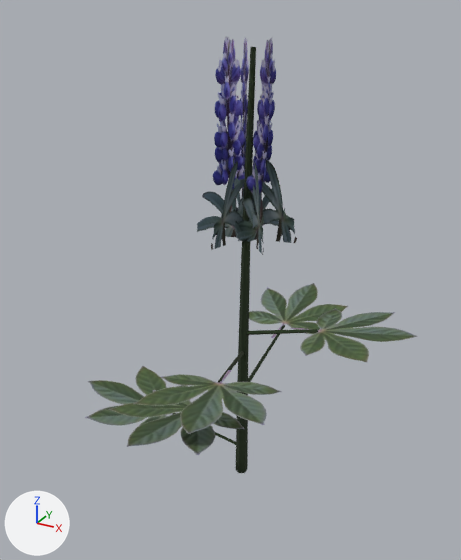
One commit to the glTF model docs/viewer/scenes/mount-rainier/models/category_mesh_flower_1_v1.glb: the scene before it, then after it.
Both versions are drawn from a 50 mm lens placed at (0.25, -0.478, 0.455), pointed at (-0.012, -0.003, 0.217). The lights are fixed; the arrows at lower left show +X, +Y and +Z. The picture after the commit comes second. Vertices at exactly the same position are counted once.

The first picture shows 'category_mesh_flower_1_v1'.
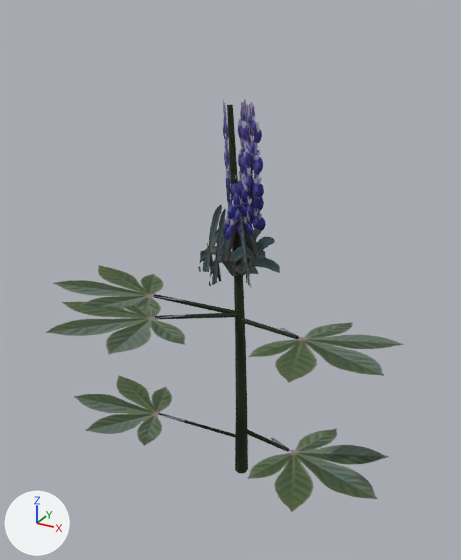
What differs and where, as boxes (x1, y1, x2, y2) in the pictures (461 x 560 px; the box of a moved part takes in the faces that stretch with it):
'category_mesh_flower_1_v1', reshaped (8% wider): before (85, 37, 417, 473); after (45, 99, 404, 512)
part 1 of me_category_mesh_flower_1_v1, moved or reshaped (not visible before): after (159, 413, 236, 438)
part 2 of me_category_mesh_flower_1_v1, moved or reshaped: before (247, 329, 318, 335); after (153, 294, 235, 313)
part 3 of me_category_mesh_flower_1_v1, moved or reshaped: before (218, 351, 244, 382); after (155, 312, 238, 320)
part 4 of me_category_mesh_flower_1_v1, moved or reshaped (mostly hidden afterwards): before (242, 152, 253, 246); after (231, 194, 241, 265)
part 5 of me_category_mesh_flower_1_v1, moved or reshaped: before (237, 329, 249, 395); after (234, 276, 246, 347)
part 6 of me_category_mesh_flower_1_v1, moved or reshaped: before (236, 416, 248, 473); after (235, 345, 247, 413)
part 7 of me_category_mesh_flower_1_v1, added: after (235, 411, 248, 473)
part 8 of me_category_mesh_flower_1_v1, moved or reshaped: before (172, 413, 236, 445); after (240, 318, 299, 339)
part 9 of me_category_mesh_flower_1_v1, added: after (243, 429, 289, 452)
part 10 of me_category_mesh_flower_1_v1, rebuilt: before (231, 63, 269, 242); after (215, 175, 260, 276)
part 11 of me_category_mesh_flower_1_v1, rebuilt (18% narrower, 16% shorter): before (197, 37, 297, 243); after (198, 102, 280, 274)
part 12 of me_category_mesh_flower_1_v1, rebuilt: before (236, 37, 264, 255); after (223, 100, 250, 286)
part 13 of me_category_mesh_flower_1_v1, rebuilt (16% narrower, 12% shorter): before (211, 38, 279, 250); after (209, 99, 266, 286)
part 14 of me_category_mesh_flower_1_v1, deleted: before (85, 47, 417, 455)
part 15 of me_category_mesh_flower_1_v1, added: after (45, 105, 404, 512)

Diff of the bpy script that builds the scene:
```diff
--- a/docs/viewer/scenes/mount-rainier/models/category_mesh_flower_1_v1.glb.py
+++ b/docs/viewer/scenes/mount-rainier/models/category_mesh_flower_1_v1.glb.py
@@ me_category_mesh_flower_1_v1 @@
-me_category_mesh_flower_1_v1.from_pydata(...)  # 186 vertices, 212 faces; spans x -0.19..0.164, y -0.191..0.198, z 0.0..0.437
+me_category_mesh_flower_1_v1.from_pydata(...)  # 186 vertices, 212 faces; spans x -0.184..0.188, y -0.191..0.039, z 0.0..0.381
+# me_category_mesh_flower_1_v1 part 1: the loose piece of 8 vertices spanning x -0.01..0.002, y -0.07..0.001, z 0.1..0.121 is multiplied about its middle by the matrix ((0.538, 1.094, 0.05), (-1.085, 0.541, -0.136), (-0.144, 0.015, 1.211)), then moved by (-0.036, 0.018, -0.059)
+# me_category_mesh_flower_1_v1 part 2: the loose piece of 8 vertices spanning x 0.0..0.073, y -0.001..0.009, z 0.161..0.183 is multiplied about its middle by the matrix ((1.048, 0.071, -0.358), (0.355, -0.453, 0.949), (-0.085, -1.011, -0.451)), then moved by (-0.074, -0.025, 0.022)
+# me_category_mesh_flower_1_v1 part 3: the loose piece of 8 vertices spanning x -0.002..0.026, y -0.088..0.002, z 0.141..0.167 is multiplied about its middle by the matrix ((0.722, 0.611, -0.158), (-0.607, 0.738, 0.077), (0.171, 0.042, 0.943)), then moved by (-0.035, 0.003, 0.04)
+# me_category_mesh_flower_1_v1 part 4: the loose piece of 12 vertices spanning x -0.002..0.004, y -0.001..0.009, z 0.252..0.336 is multiplied about its middle by the matrix ((0.894, -0.001, -0.048), (-0.001, 0.894, -0.039), (0.048, 0.039, 0.893)), then moved by (-0.007, -0.006, -0.031)
+# me_category_mesh_flower_1_v1 part 5: the loose piece of 12 vertices spanning x -0.005..0.005, y -0.005..0.006, z 0.084..0.168 is multiplied about its middle by the matrix ((0.893, 0.0, -0.032), (0.0, 0.894, -0.02), (0.032, 0.02, 0.893)), then moved by (-0.003, -0.002, 0.062)
+# me_category_mesh_flower_1_v1 part 6: the loose piece of 12 vertices spanning x -0.005..0.005, y -0.006..0.006, z 0.0..0.084 is scaled about its middle by (0.916, 0.914, 0.893), then moved by (-0.001, -0.001, 0.071)
+# me_category_mesh_flower_1_v1 part 7: the loose piece of 12 vertices spanning x -0.005..0.005, y -0.006..0.006, z 0.0..0.084 is copied, and the copy is scaled about the mesh origin by (1.06, 1.06, 0.893); it spans x -0.006..0.006, y -0.007..0.007, z 0.0..0.075
+# me_category_mesh_flower_1_v1 part 8: the loose piece of 8 vertices spanning x -0.079..0.001, y -0.011..0.002, z 0.028..0.052 is multiplied about its middle by the matrix ((1.066, 0.106, 0.36), (-0.263, -0.565, 0.942), (0.269, -0.973, -0.509)), then moved by (0.075, -0.02, 0.149)
+# me_category_mesh_flower_1_v1 part 9: the loose piece of 8 vertices spanning x -0.002..0.026, y -0.088..0.002, z 0.141..0.167 is copied, and the copy is multiplied about its middle by the matrix ((0.509, -0.548, 0.142), (0.48, 0.518, 0.283), (-0.301, -0.1, 0.692)), then moved by (0.019, 0.029, -0.094); it spans x -0.001..0.065, y -0.029..0.002, z 0.05..0.071
+# me_category_mesh_flower_1_v1 part 10: the loose piece of 54 vertices spanning x -0.014..0.017, y -0.011..0.022, z 0.252..0.435 is rebuilt with 54 vertices and now spans x -0.025..0.015, y -0.022..0.019, z 0.225..0.379
+# me_category_mesh_flower_1_v1 part 11: the loose piece of 4 vertices spanning x -0.043..0.047, y -0.009..0.022, z 0.251..0.436 is rebuilt with 4 vertices and now spans x -0.049..0.033, y -0.014..0.009, z 0.223..0.381
+# me_category_mesh_flower_1_v1 part 12: the loose piece of 4 vertices spanning x -0.032..0.036, y -0.029..0.041, z 0.251..0.436 is rebuilt with 4 vertices and now spans x -0.039..0.023, y -0.031..0.026, z 0.224..0.38
+# me_category_mesh_flower_1_v1 part 13: the loose piece of 4 vertices spanning x -0.01..0.014, y -0.041..0.054, z 0.251..0.437 is rebuilt with 4 vertices and now spans x -0.022..0.005, y -0.041..0.036, z 0.224..0.38
+# me_category_mesh_flower_1_v1 part 14: 8 loose pieces with 52 vertices, spanning x -0.19..0.164, y -0.191..0.198, z 0.046..0.42, are deleted
+# me_category_mesh_flower_1_v1 part 15: 32 vertices added at x -0.184..0.188, y -0.191..0.039, z 0.058..0.376
 me_category_mesh_flower_1_v1.materials.append(mat_material_0)
```
